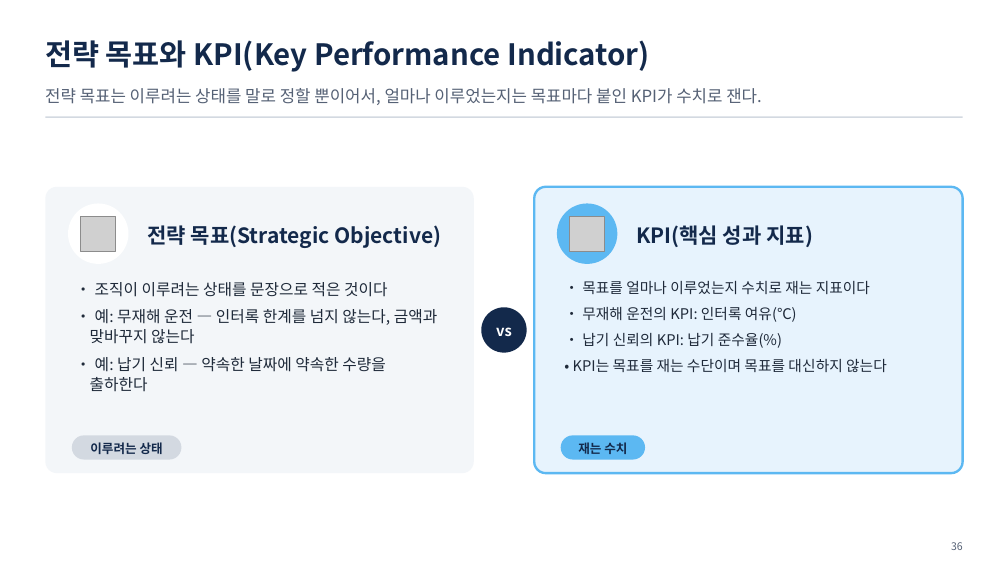
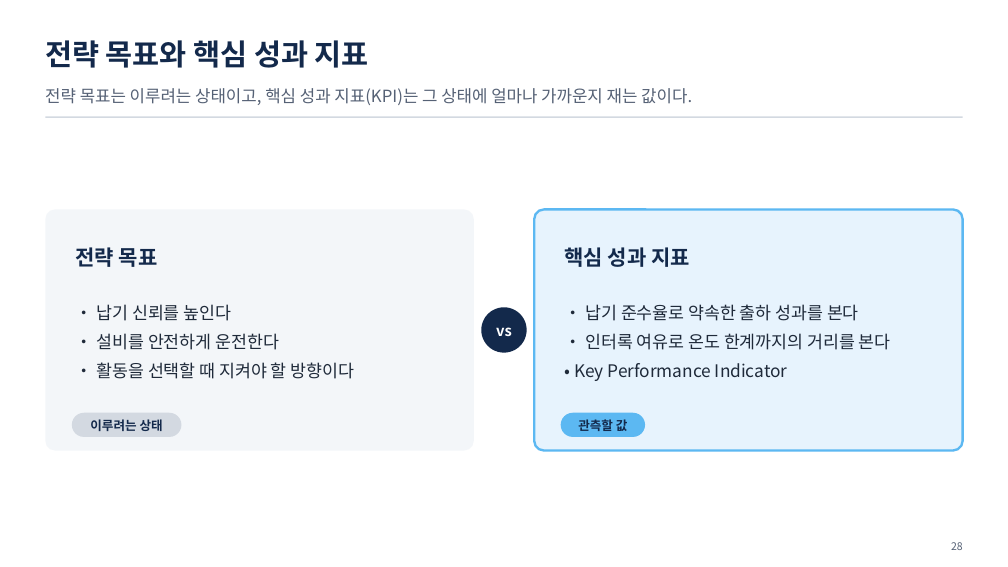
Before and after one commit to uengine-oss/hyd-iot-edu, a slide deck: slide 28 of workspace/강의제작/산출물/통합반/이론/03회차/통합반_03일차.pptx (slide 36 before the commit). Drawn at 1008x567 pixels with LibreOffice and Linux fonts; fonts in the diff are those of the drawing; grey boxes stand for pictures. Boxes give left, top, right and bottom in pixels: in the first picture for what was removed or moved away, otherwise in the second. Text is boxed around its words. In the diff, an @@ line names an element or a change of style, - is before the commit and + after.

```diff
--- a/workspace/강의제작/산출물/통합반/이론/03회차/통합반_03일차.pptx
+++ b/workspace/강의제작/산출물/통합반/이론/03회차/통합반_03일차.pptx
@@ text at [45,40,369,68]: text changed @@
-전략 목표와 KPI(Key Performance Indicator)
+전략 목표와 핵심 성과 지표
@@ text at [45,88,692,105]: text changed @@
-전략 목표는 이루려는 상태를 말로 정할 뿐이어서, 얼마나 이루었는지는 목표마다 붙인 KPI가 수치로 잰다.
+전략 목표는 이루려는 상태이고, 핵심 성과 지표(KPI)는 그 상태에 얼마나 가까운지 재는 값이다.
@@ rounded rectangle: place and size @@
-rounded rectangle at [45,187,474,473]
+rounded rectangle at [45,209,474,451]
@@ ellipse removed at [68,203,129,264] @@
@@ rounded rectangle: place and size @@
-rounded rectangle at [535,187,963,473]
+rounded rectangle at [535,209,963,451]
@@ ellipse removed at [557,203,618,264] @@
@@ picture removed at [81,216,116,251] @@
@@ picture removed at [569,216,604,251] @@
@@ text at [75,247,158,267]: text changed @@
-전략 목표(Strategic Objective)
+전략 목표
@@ text at [564,247,690,267]: text changed @@
-KPI(핵심 성과 지표)
+핵심 성과 지표
@@ text removed at [90,282,437,391] @@
-• 조직이 이루려는 상태를 문장으로 적은 것이다
-• 예: 무재해 운전 — 인터록 한계를 넘지 않는다, 금액과 맞바꾸지 않는다
-• 예: 납기 신뢰 — 약속한 날짜에 약속한 수량을 출하한다
@@ text removed at [573,281,887,372] @@
-• 목표를 얼마나 이루었는지 수치로 재는 지표이다
-• 무재해 운전의 KPI: 인터록 여유(℃)
-• 납기 신뢰의 KPI: 납기 준수율(%)
-• KPI는 목표를 재는 수단이며 목표를 대신하지 않는다
@@ text added at [97,304,355,379], 16.5 pt, text #1F2A3A @@
+• 납기 신뢰를 높인다
+• 설비를 안전하게 운전한다
+• 활동을 선택할 때 지켜야 할 방향이다
@@ text added at [574,304,891,381], 16.5 pt, text #1F2A3A @@
+• 납기 준수율로 약속한 출하 성과를 본다
+• 인터록 여유로 온도 한계까지의 거리를 본다
+• Key Performance Indicator
@@ 2 rounded rectangles, 1 text: place and size @@
-2 rounded rectangles, 1 text at [72,436,646,460]
+2 rounded rectangles, 1 text at [72,413,646,437]
@@ text added at [578,419,628,431], 12 pt, text #13294B, bold @@
+관측할 값
@@ text removed at [578,442,627,454] @@
-재는 수치
```
Also in this commit, not shown: 27 other slides changed, 21 slides added, 38 slides removed, 13 other files.
